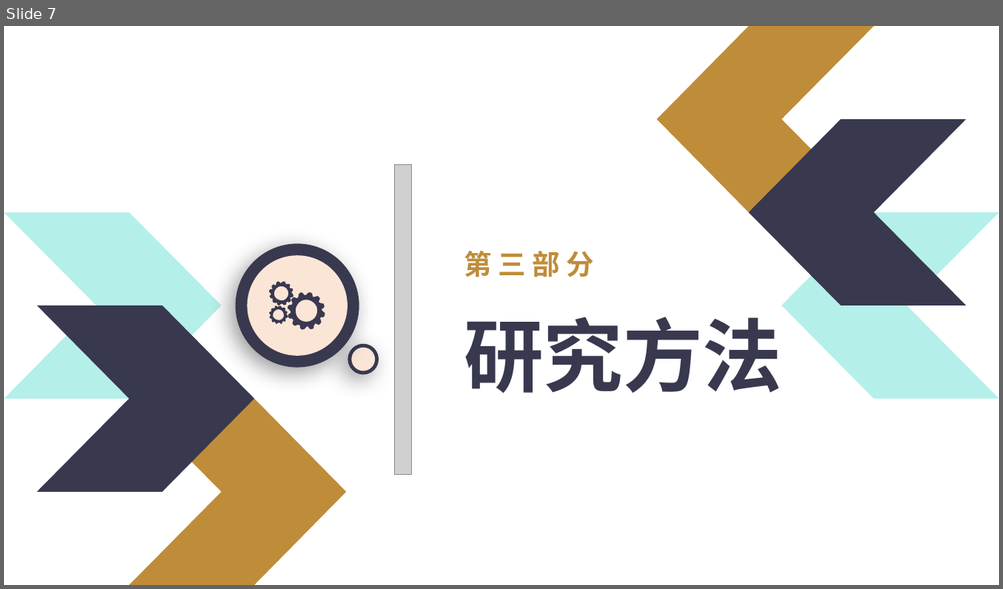
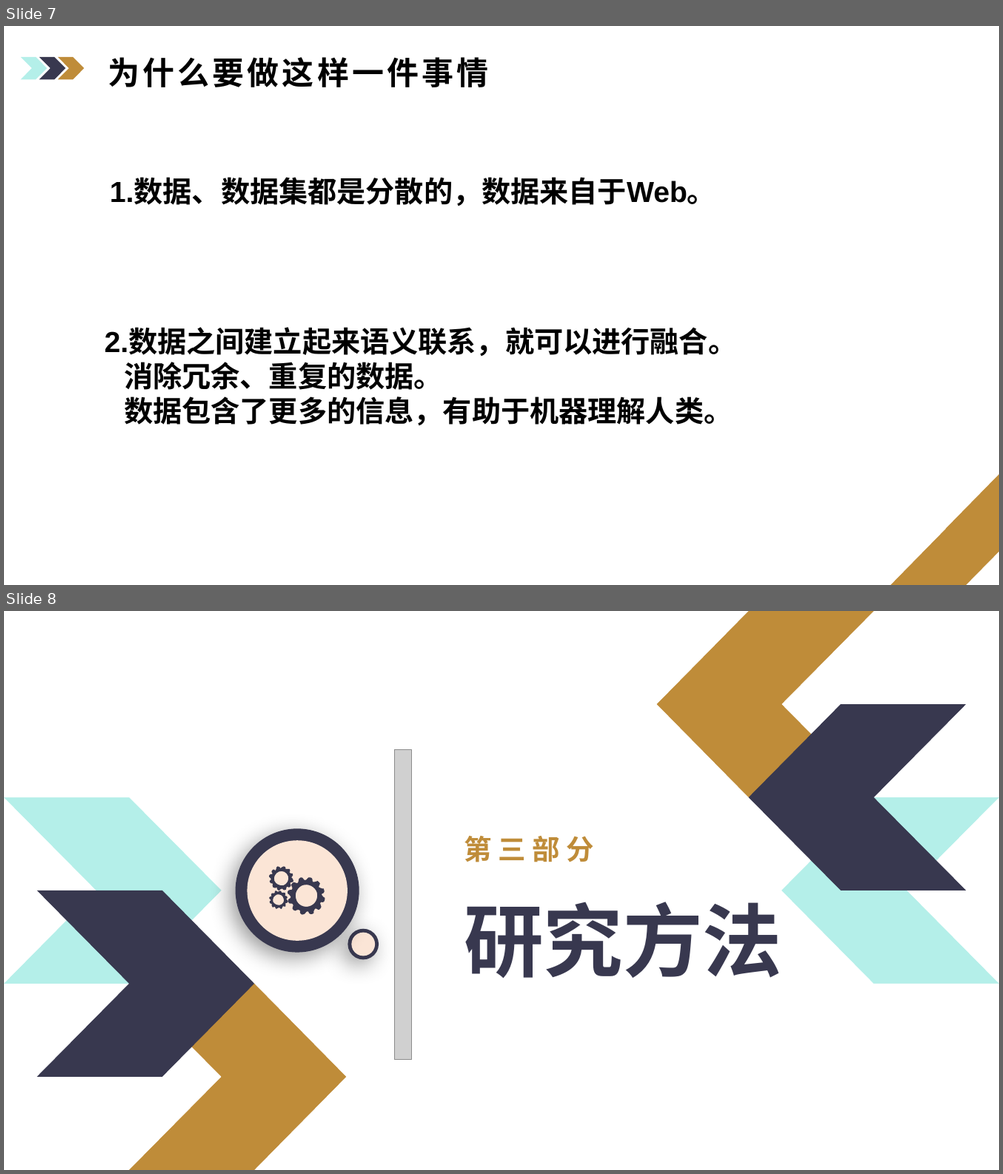
Before and after one commit to ciferlv/OAEI_IM, a slide deck: Luc.pptx. Shown one above the other, each under a label of ours: slide 7 before the commit, slides 7 and 8 after it. The pictures are 1003x589 and 1003x1174 pixels, drawn with LibreOffice and Linux fonts; fonts in the diff are those of the drawing; grey boxes stand for pictures; background and template pictures are left out. Boxes give left, top, right and bottom in pixels: in the first picture for what was removed or moved away, otherwise in the second. Text is boxed around its words. In the diff, an @@ line names an element or a change of style, - is before the commit and + after.

```diff
--- a/Luc.pptx
+++ b/Luc.pptx
@@ slide 7 added at (4, 26, 999, 585), background picture (left out) @@
@@ freeform shape added at (20, 57, 46, 80), fill #B4EFE9 @@
@@ freeform shape added at (39, 57, 65, 80), fill #38384F @@
@@ freeform shape added at (58, 57, 84, 80), fill #BF8C39 @@
@@ text added at (108, 57, 489, 87), 30.7 pt, text #000000, bold @@
+为什么要做这样一件事情
@@ text added at (110, 179, 716, 206), 28 pt, text #000000, bold @@
+1.数据、数据集都是分散的，数据来自于Web。
@@ text added at (105, 329, 737, 426), 28 pt, text #000000, bold @@
+2.数据之间建立起来语义联系，就可以进行融合。
+消除冗余、重复的数据。
+数据包含了更多的信息，有助于机器理解人类。
@@ freeform shape added at (891, 474, 999, 585), fill #BF8C39 @@
@@ what was slide 7 is now slide 8 @@
```
Also in this commit, not shown: 10 slides changed, 4 other slides added, 3 slides removed, 5 other files.
